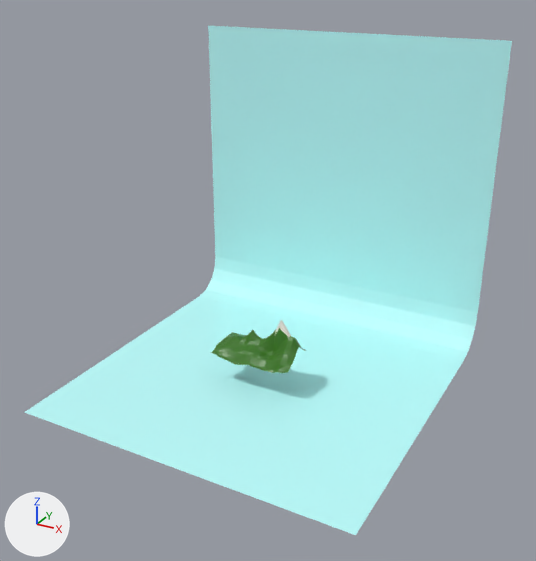
An edit to the Blender file assets/models/horizon.blend, drawn before and after from the same camera.
The view is the same before and after, from a camera (50 mm lens) standing at (72.9, -128.2, 81.8) and looking at (2.4, 0.0, 17.7). Lighting does not change. The marker at lower left points along +X, +Y and +Z.
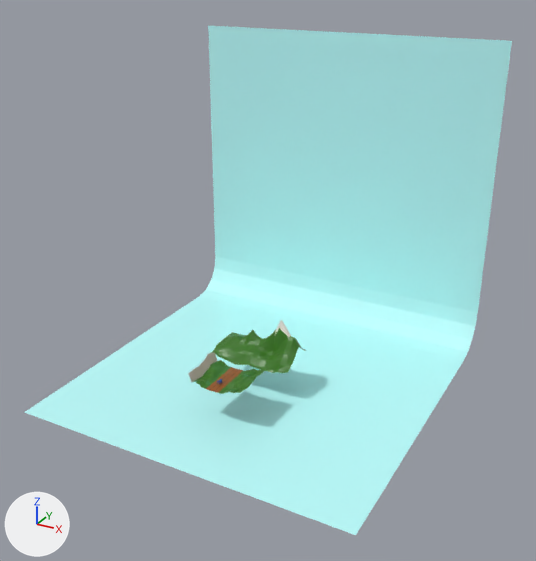
Location of each change, [x1, y1, x2, y2] in pixels of the pictures (536 x 561 px):
'RoadBlock3Model.001', added (green)
    after: [188, 353, 265, 394]

The change, as a diff of the scene's bpy script:
```diff
--- a/assets/models/horizon.blend.py
+++ b/assets/models/horizon.blend.py
@@ img_the_perfect_palette_20_1x_png_002 @@
+img_the_perfect_palette_20_1x_png_002 = load_image('the-perfect-palette-20-1x.png.002', 'the-perfect-palette-20-1x.png', 1, 64, 'sRGB')
@@ mat_uv_001 @@
+mat_uv_001 = principled_material('UV.001')
+mat_uv_001.texture = img_the_perfect_palette_20_1x_png_002
+mat_uv_001.roughness = 0.4
@@ me_cube_002 @@
+me_cube_002.from_pydata(...)  # 264 vertices, 230 faces; spans x -5.73..6.99, y -10.0..0.0, z -0.15..3.37
+me_cube_002.materials.append(mat_uv_001)  # picture img_the_perfect_palette_20_1x_png_002
@@ ob_roadblock3model_001 @@
+ob_roadblock3model_001 = bpy.data.objects.new('RoadBlock3Model.001', me_cube_002)
+ob_roadblock3model_001.location = (0.0, -9.3, 0.0)
```
